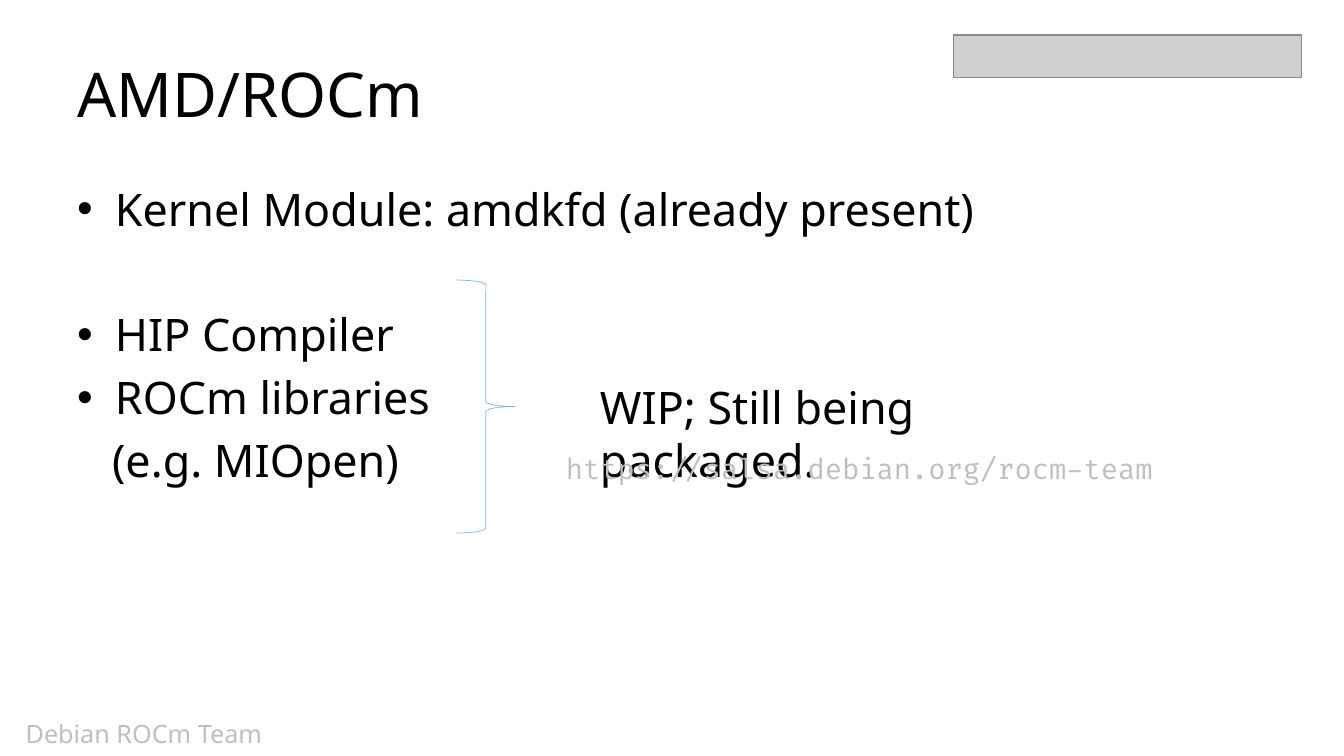
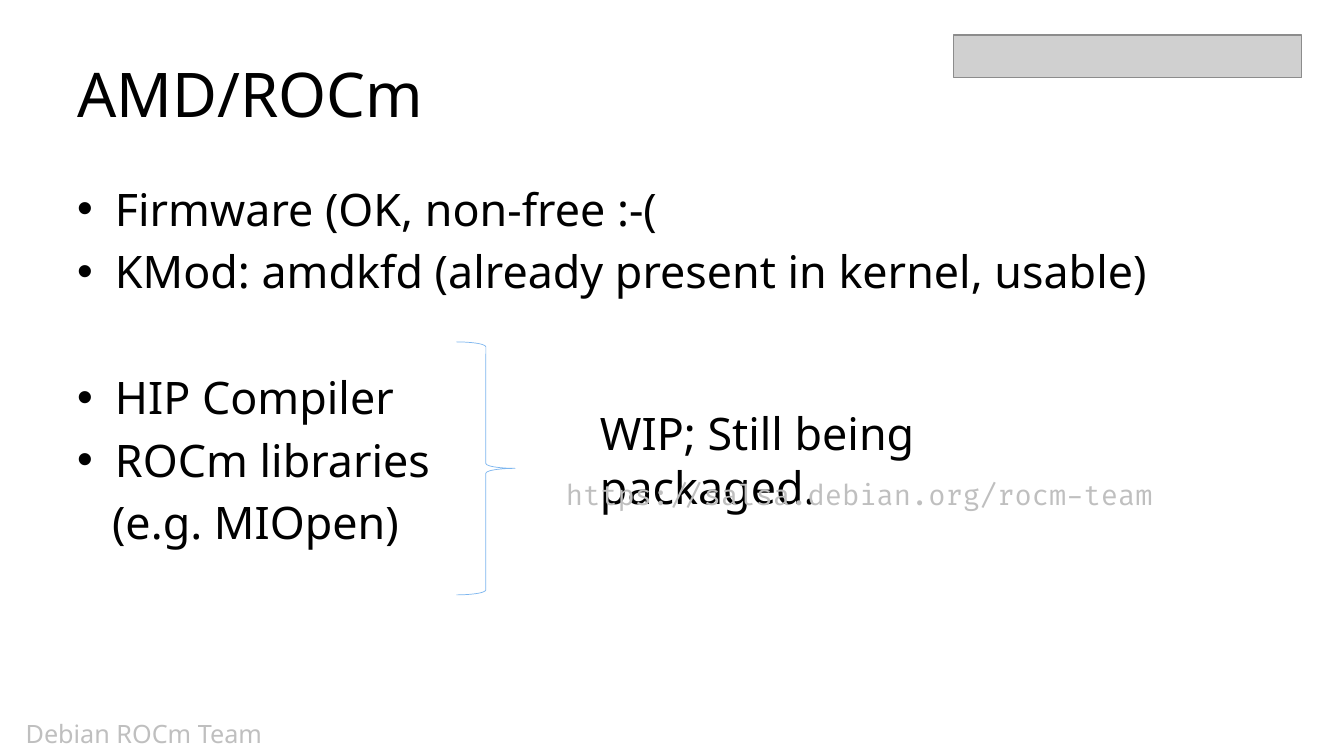
Before and after one commit to cdluminate/cdluminate, a slide deck: slide 10 of Dc20DeepLearning.pptx. Drawn at 1344x756 pixels with LibreOffice and Linux fonts; fonts in the diff are those of the drawing; grey boxes stand for pictures. Boxes give left, top, right and bottom in pixels: in the first picture for what was removed or moved away, otherwise in the second. Text is boxed around its words. In the diff, an @@ line names an element or a change of style, - is before the commit and + after.

Commit message:
update ppt

```diff
--- a/Dc20DeepLearning.pptx
+++ b/Dc20DeepLearning.pptx
@@ text at [115,191,1146,299]: text changed @@
-• Kernel Module: amdkfd (already present)
+• Firmware (OK, non-free :-(
+• KMod: amdkfd (already present in kernel, usable)
@@ right brace: place and size @@
-right brace at [457,280,515,533]
+right brace at [457,342,515,595]
@@ text "WIP; Still being packaged.": place and size @@
-text "WIP; Still being packaged." at [600,390,915,488]
+text "WIP; Still being packaged." at [600,416,915,515]
@@ text "https://salsa.debian.org/rocm-team": place and size @@
-text "https://salsa.debian.org/rocm-team" at [566,456,1153,486]
+text "https://salsa.debian.org/rocm-team" at [566,483,1153,513]
```
Also in this commit, not shown: 2 other slides changed, 1 slide added.
